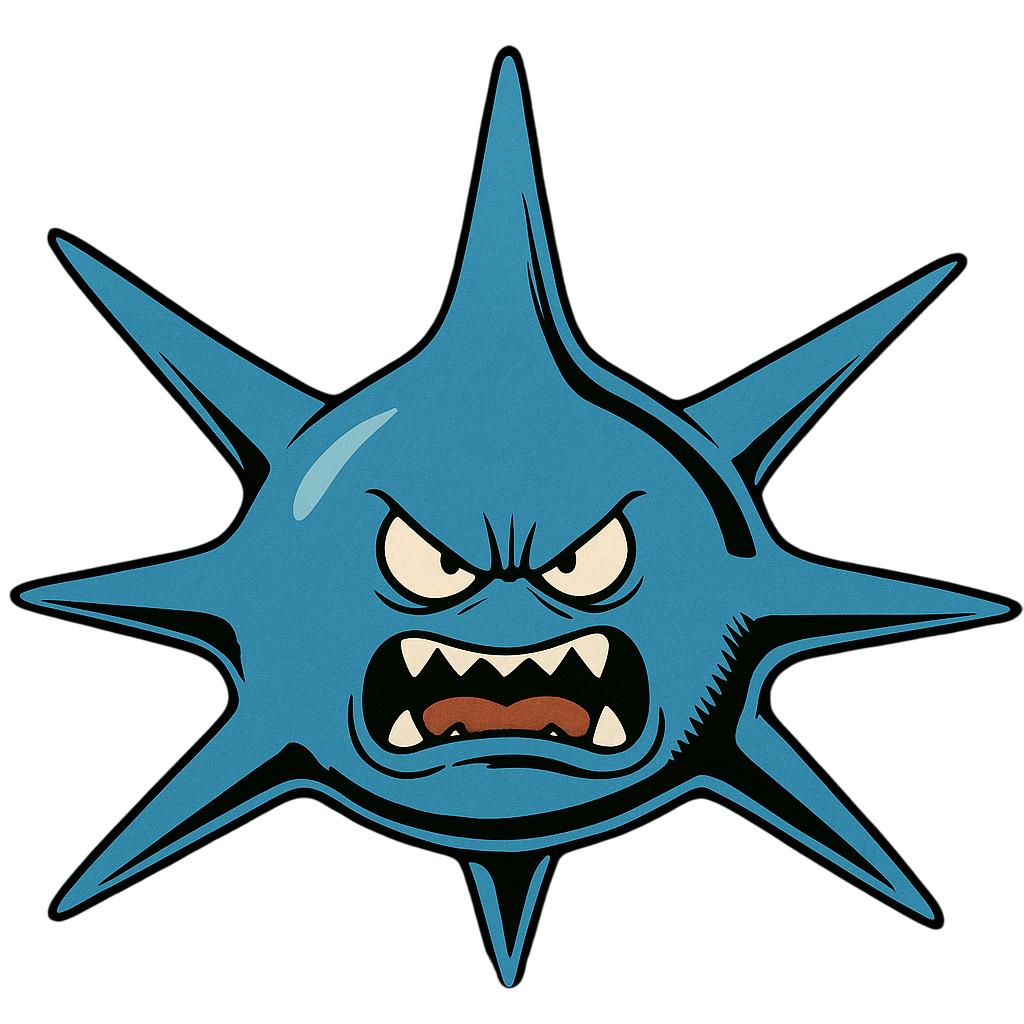
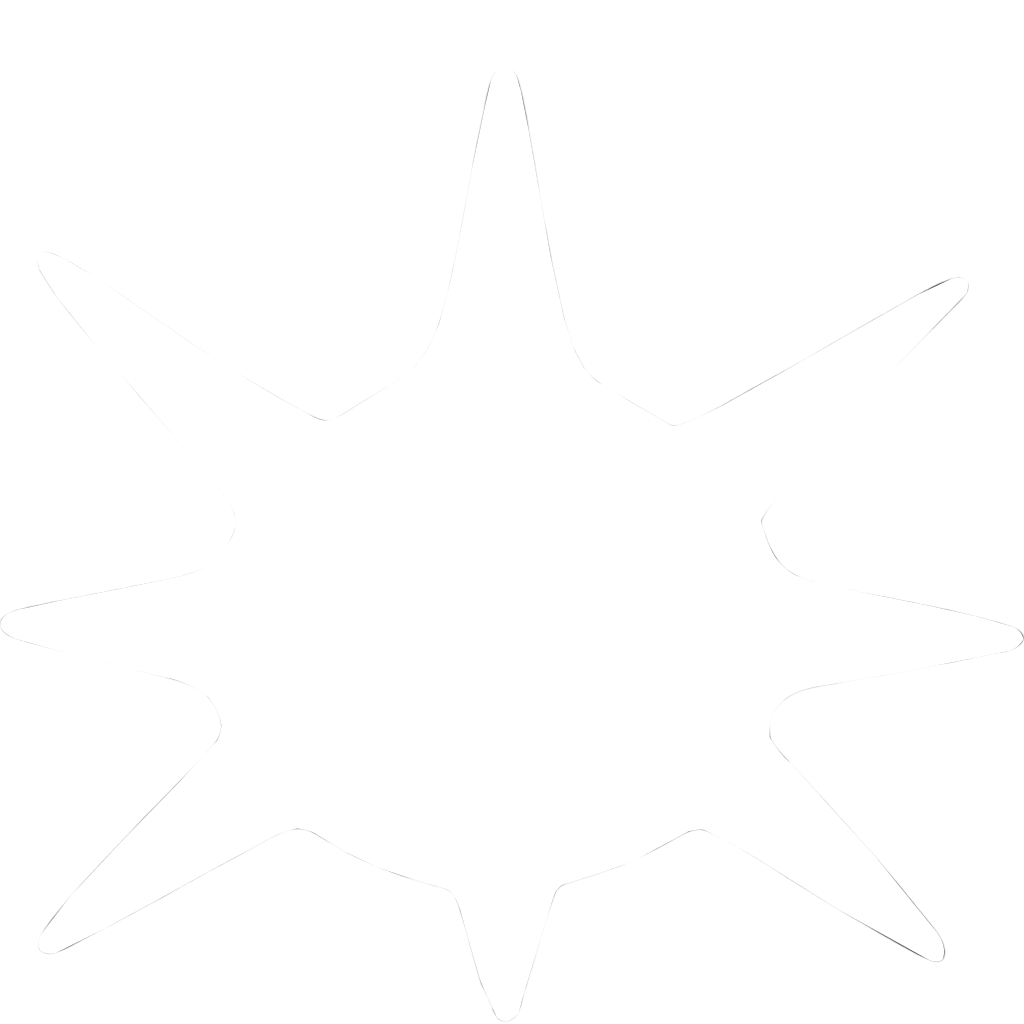
Before/after of a w=1024, h=1024 layered artwork. What changed in the layer stack:
added layer "run-2 #3" above "cópia de slime-attack1.png" over (x1=0, y1=67, x2=1024, y2=1022)
painted on "cópia de slime-attack1.png" over (x1=0, y1=44, x2=1024, y2=1022)